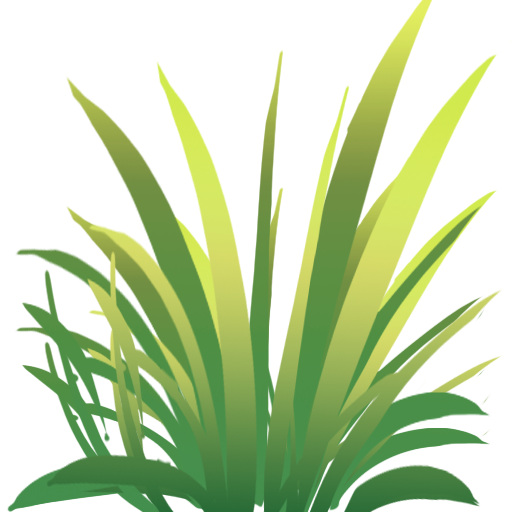
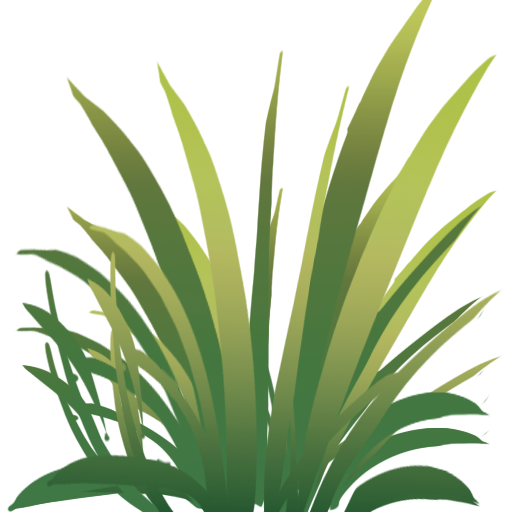
Revision of a layered w=512, h=512 image; what changed, layer by layer:
pixels changed over [7, 0, 502, 512] (layer not identified)
